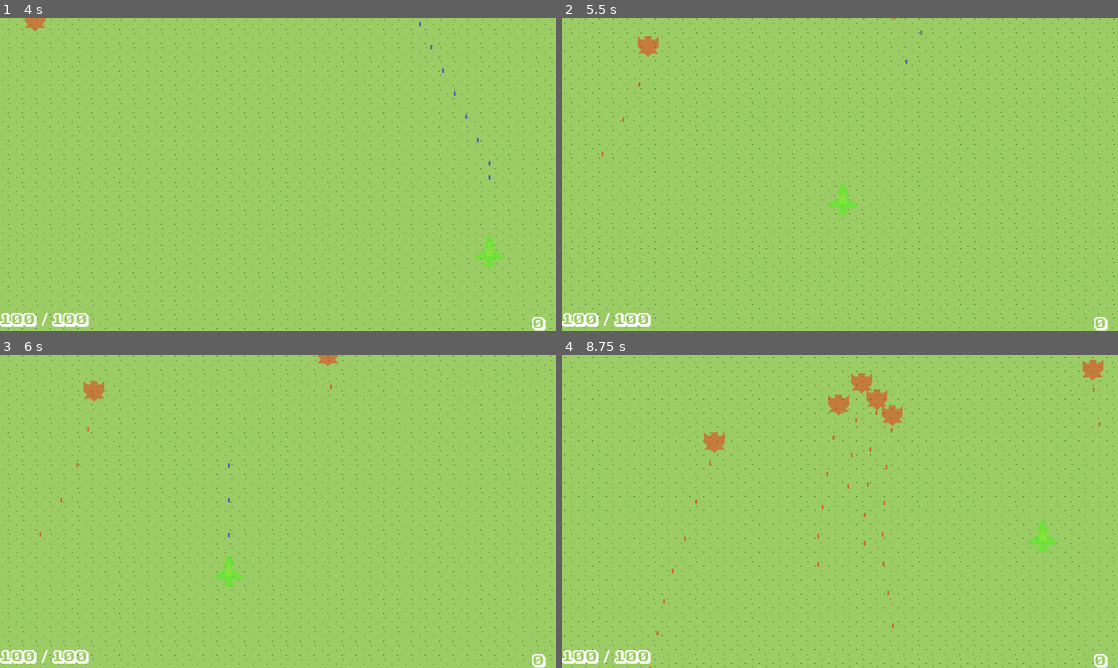
Above: before the commit, frames 1-4 (two rows, left to right).
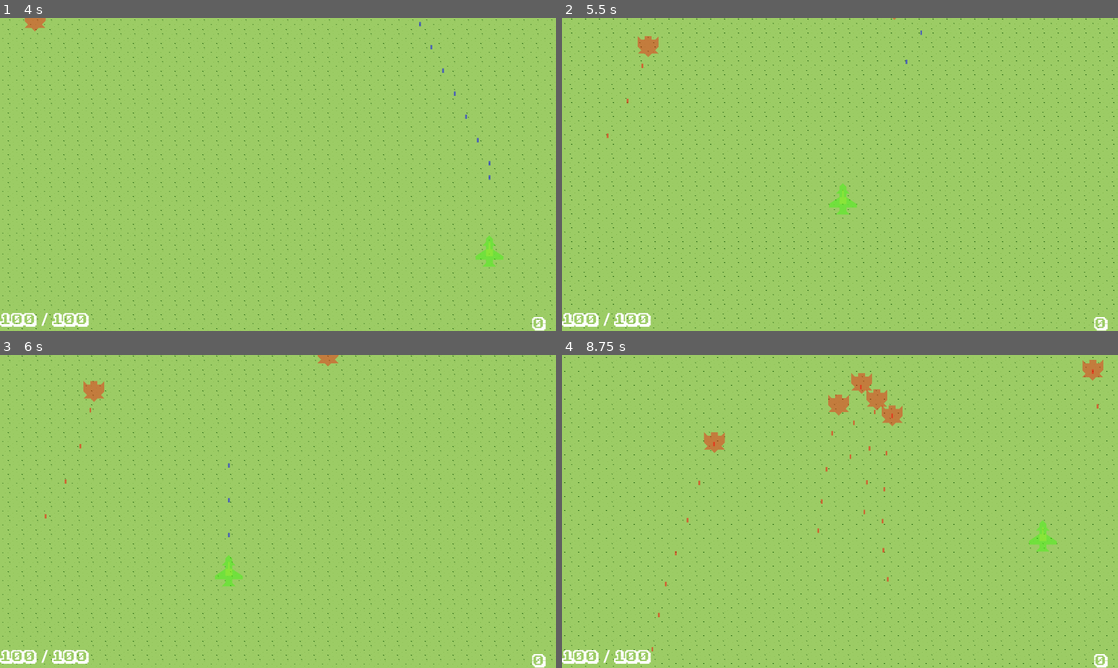
Above: after the commit, the same moments.

Repository: mmyumu/OVNI-godot
Game: Godot game, scene res://menu.tscn
Two runs of this game, one before a commit and one after it. Both use one fixed random seed, a clock stepped at 60 frames per second and the inputs below.
Inputs (mouse positions are in pixels of both pictures, inside the frame that each line leads up to):
- Up to frame 1 (4 s): click "Start" at 0.5 s; tap Enter at 1.25 s; move the mouse to (400, 158) at 1.27 s; hold Right (move_right) 1.28-2.03 s; hold Space (shoot) 1.28-2.03 s; click (400, 158) at 1.42 s; move the mouse to (166, 190) at 2.02 s; hold Down (move_down) 2.03-2.78 s; tap Space (shoot) at 2.1, 3.6 s; move the mouse to (333, 105) at 2.77 s; hold Right (move_right) 2.78-3.53 s; hold Space (shoot) 2.78-3.53 s; move the mouse to (250, 237) at 3.52 s; hold Up (move_up) from 3.53 s (still down); click (250, 237) at 3.67 s
- Up to frame 2 (5.5 s): move the mouse to (1006, 221) at 4.27 s; release Up (move_up) at 4.28 s; hold Space (shoot) 4.28-5.03 s; hold Left (move_left) from 4.28 s (still down); move the mouse to (673, 127) at 5.02 s; tap Space (shoot) at 5.1 s
- Up to frame 3 (6 s): move the mouse to (305, 511) at 5.77 s; release Left (move_left) at 5.78 s; hold Down (move_down) from 5.78 s (still down); hold Space (shoot) from 5.78 s (still down); click (305, 511) at 5.92 s
- Up to frame 4 (8.75 s): move the mouse to (756, 433) at 6.52 s; release Down (move_down) at 6.53 s; release Space (shoot) at 6.53 s; hold Right (move_right) 6.53-7.28 s; tap Space (shoot) at 6.6, 8.1 s; move the mouse to (962, 495) at 7.27 s; hold Up (move_up) 7.28-8.03 s; hold Space (shoot) 7.28-8.03 s; move the mouse to (728, 527) at 8.02 s; hold Right (move_right) from 8.03 s (still down); click (728, 527) at 8.17 s

Frame 1 is identical in both runs. In frame 2, less than 0.1% of the frame differs, in the area x 7-15%, y 14-45%; in frame 3, less than 0.1%; in frame 4, 0.3%, in the area x 15-97%, y 4-100%.

Commit message:
Add weapon to enemies as variable

Diff:
--- a/unit/enemies/approach_ai.tscn
+++ b/unit/enemies/ais/approach_ai.tscn
@@ -1,6 +1,6 @@
 [gd_scene load_steps=2 format=3 uid="uid://bpkibt80wtrf6"]
 
-[ext_resource type="Script" path="res://unit/enemies/approach_ai.gd" id="1_gv777"]
+[ext_resource type="Script" path="res://unit/enemies/ais/approach_ai.gd" id="1_gv777"]
 
 [node name="ApproachAI" type="Node"]
 script = ExtResource("1_gv777")
--- a/unit/enemies/fighter_enemy.gd
+++ b/unit/enemies/fighter_enemy.gd
@@ -6,8 +6,10 @@
 @export var money = 1000
 
 @export var ai_scene: PackedScene
+@export var weapon_scene: PackedScene
 
 var ai
+var weapon
 
 signal shoot(projectile, direction, location)
 signal enemy_destroyed(enemy)
@@ -15,7 +17,9 @@
 # Called when the node enters the scene tree for the first time.
 func _ready():
 	ai = ai_scene.instantiate()
-	pass # Replace with function body.
+	weapon = weapon_scene.instantiate()
+	add_child(weapon)
+	weapon.shoot.connect(_on_weapon_shoot)
 
 
 # Called every frame. 'delta' is the elapsed time since the previous frame.
--- a/unit/enemies/fighter_enemy.tscn
+++ b/unit/enemies/fighter_enemy.tscn
@@ -1,8 +1,8 @@
 [gd_scene load_steps=5 format=3 uid="uid://vbtfgvvpoam3"]
 
 [ext_resource type="Script" path="res://unit/enemies/fighter_enemy.gd" id="1_5l0jx"]
-[ext_resource type="PackedScene" uid="uid://bpkibt80wtrf6" path="res://unit/enemies/approach_ai.tscn" id="2_lwapo"]
-[ext_resource type="PackedScene" uid="uid://bq8gn3xifxca1" path="res://unit/enemies/weapon.tscn" id="3_psmhn"]
+[ext_resource type="PackedScene" uid="uid://bpkibt80wtrf6" path="res://unit/enemies/ais/approach_ai.tscn" id="2_lwapo"]
+[ext_resource type="PackedScene" uid="uid://bq8gn3xifxca1" path="res://unit/enemies/weapons/rifle.tscn" id="3_psmhn"]
 
 [sub_resource type="RectangleShape2D" id="RectangleShape2D_w04ol"]
 size = Vector2(48, 48)
@@ -10,6 +10,7 @@
 [node name="FighterEnemy" type="Area2D" groups=["Enemies"]]
 script = ExtResource("1_5l0jx")
 ai_scene = ExtResource("2_lwapo")
+weapon_scene = ExtResource("3_psmhn")
 
 [node name="Polygon2D" type="Polygon2D" parent="."]
 scale = Vector2(8, 8)
@@ -19,8 +20,4 @@
 [node name="CollisionShape2D" type="CollisionShape2D" parent="."]
 shape = SubResource("RectangleShape2D_w04ol")
 
-[node name="Weapon" parent="." instance=ExtResource("3_psmhn")]
-position = Vector2(0, -24)
-
 [connection signal="area_shape_entered" from="." to="." method="_on_area_shape_entered"]
-[connection signal="shoot" from="Weapon" to="." method="_on_weapon_shoot"]
--- a/unit/enemies/weapon.tscn
+++ b/unit/enemies/weapons/rifle.tscn
@@ -1,6 +1,6 @@
 [gd_scene load_steps=2 format=3 uid="uid://bq8gn3xifxca1"]
 
-[ext_resource type="Script" path="res://unit/enemies/weapon.gd" id="1_t4rtn"]
+[ext_resource type="Script" path="res://unit/enemies/weapons/rifle.gd" id="1_t4rtn"]
 
 [node name="Weapon" type="Marker2D"]
 script = ExtResource("1_t4rtn")
Not shown: 1 places in menu.tscn that only renumber resources
Renamed: unit/enemies/approach_ai.gd -> unit/enemies/ais/approach_ai.gd
Renamed: unit/enemies/weapon.gd -> unit/enemies/weapons/rifle.gd
